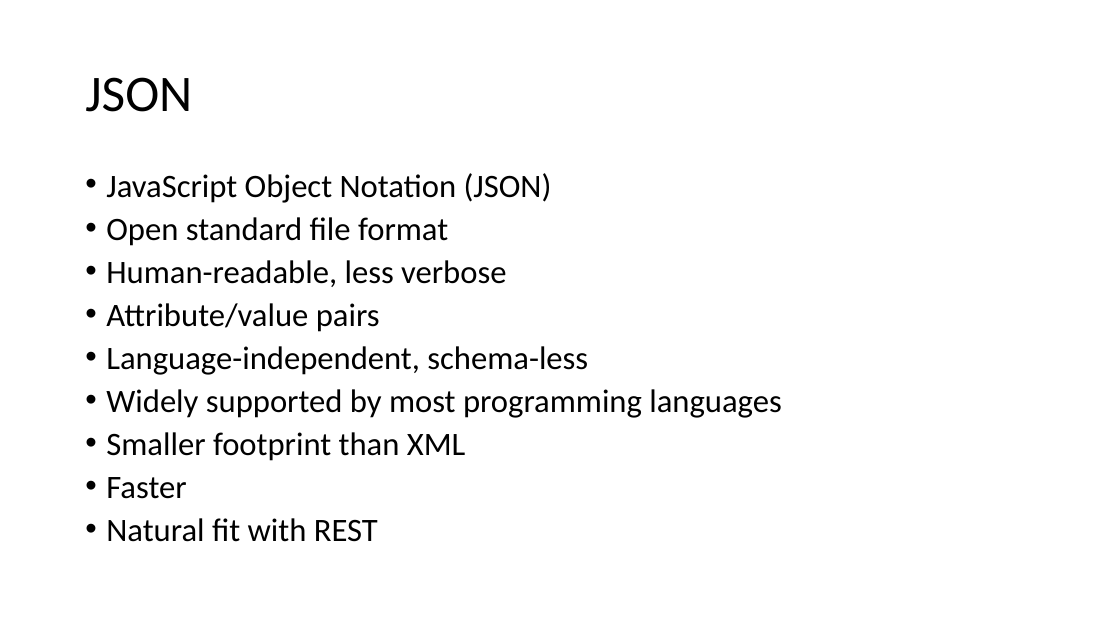
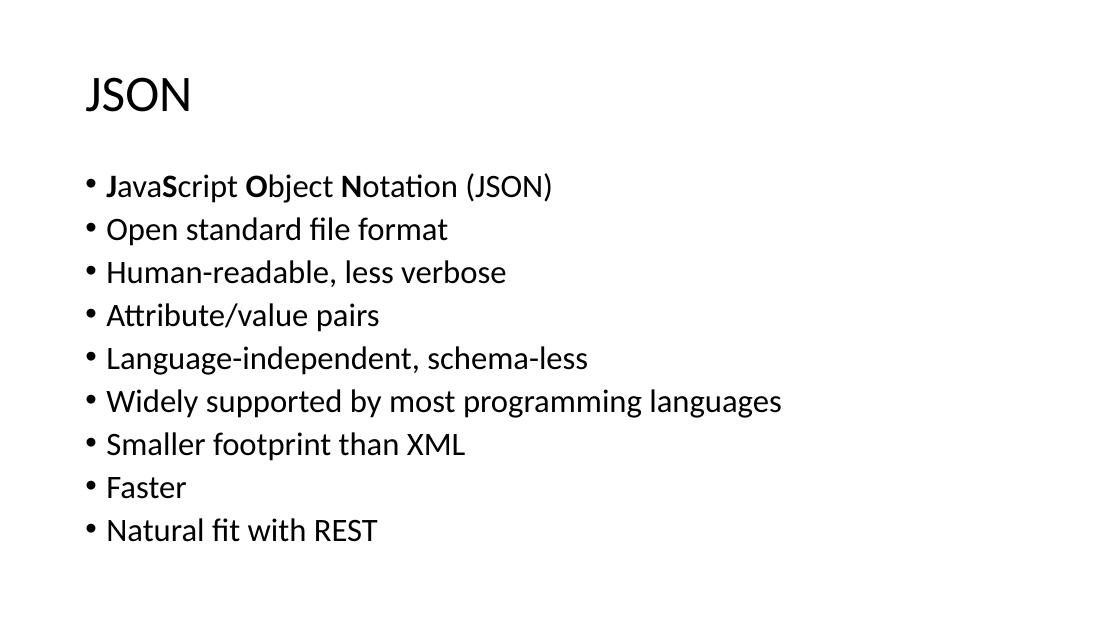
Before and after one commit to jasonroman/sloan-2018, a slide deck: slide 8 of presentation/rest-api-json-graphing.pptx (slide 7 before the commit). Drawn at 1120x630 pixels with LibreOffice and Linux fonts; fonts in the diff are those of the drawing. Boxes give left, top, right and bottom in pixels: in the first picture for what was removed or moved away, otherwise in the second. Text is boxed around its words. In the diff, an @@ line names an element or a change of style, - is before the commit and + after.

```diff
--- a/presentation/rest-api-json-graphing.pptx
+++ b/presentation/rest-api-json-graphing.pptx
@@ text at <box>106,173,553,203</box>: bold on in "JavaScript Object Notation" @@
```
Also in this commit, not shown: 5 other slides changed, 1 slide added, 15 other files.
